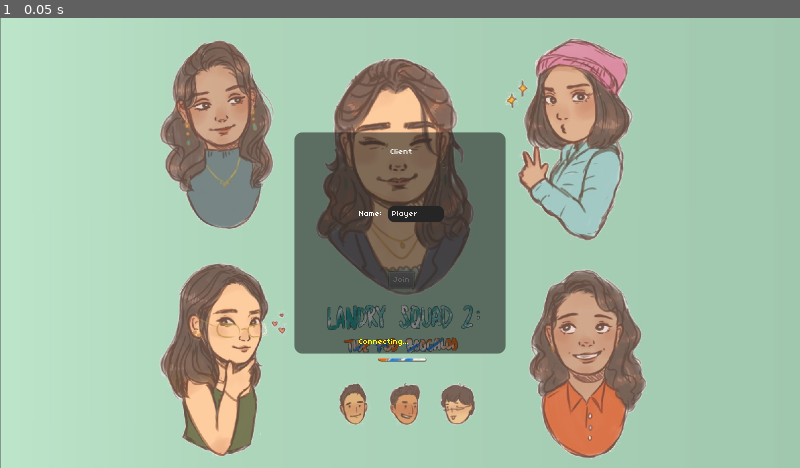
Above: before the commit, frame 1.
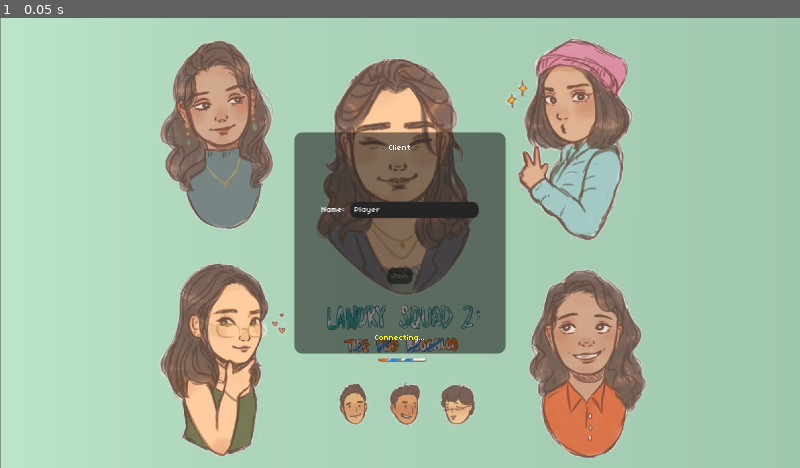
Above: after the commit, the same moment.

Repository: Godot-Experiments/WackThingy
Game: Godot game, scene res://Main.tscn
Same seed, same stepped clock (60 frames per second), same inputs: the game is played once before the commit and once after it.
Inputs:
- Up to frame 1 (0.05 s): no input

The runs differ from the first frame. In frame 1, 0.6% of the frame differs, in the area x 40-60%, y 28-73%.

Commit message:
Wrap up menu theme

Diff:
--- a/Client/Main.tscn
+++ b/Client/Main.tscn
@@ -1,8 +1,32 @@
-[gd_scene load_steps=9 format=2]
+[gd_scene load_steps=11 format=2]
 
 [ext_resource path="res://Main.gd" type="Script" id=1]
 [ext_resource path="res://Img/largemess.jpeg" type="Texture" id=2]
 [ext_resource path="res://Font/font.ttf" type="DynamicFontData" id=3]
+
+[sub_resource type="StyleBoxFlat" id=7]
+bg_color = Color( 0, 0, 0, 0.501961 )
+border_width_left = 8
+border_width_top = 8
+border_width_right = 8
+border_width_bottom = 8
+border_color = Color( 0, 0, 0, 0.501961 )
+corner_radius_top_left = 12
+corner_radius_top_right = 12
+corner_radius_bottom_right = 12
+corner_radius_bottom_left = 12
+
+[sub_resource type="StyleBoxFlat" id=6]
+bg_color = Color( 0.639216, 0.796078, 0.694118, 1 )
+border_width_left = 8
+border_width_top = 8
+border_width_right = 8
+border_width_bottom = 8
+border_color = Color( 0.639216, 0.796078, 0.694118, 1 )
+corner_radius_top_left = 12
+corner_radius_top_right = 12
+corner_radius_bottom_right = 12
+corner_radius_bottom_left = 12
 
 [sub_resource type="StyleBoxFlat" id=4]
 bg_color = Color( 0.15, 0.15, 0.15, 1 )
@@ -46,9 +70,9 @@
 Button/colors/font_color_pressed = Color( 1, 1, 1, 1 )
 Button/constants/hseparation = 2
 Button/fonts/font = null
-Button/styles/disabled = null
+Button/styles/disabled = SubResource( 7 )
 Button/styles/focus = null
-Button/styles/hover = null
+Button/styles/hover = SubResource( 6 )
 Button/styles/normal = SubResource( 4 )
 Button/styles/pressed = null
 LineEdit/colors/clear_button_color = Color( 0.88, 0.88, 0.88, 1 )
@@ -99,17 +123,17 @@
 anchor_top = 0.5
 anchor_right = 0.5
 anchor_bottom = 0.5
-margin_left = -82.0
-margin_top = -190.0
-margin_right = 82.0
-margin_bottom = 190.0
+margin_left = -157.0
+margin_top = -198.0
+margin_right = 157.0
+margin_bottom = 198.0
 custom_constants/separation = 100
 __meta__ = {
 "_edit_use_anchors_": false
 }
 
 [node name="Title" type="Label" parent="BG/VBox"]
-margin_right = 186.0
+margin_right = 314.0
 margin_bottom = 16.0
 text = "Client"
 align = 1
@@ -117,7 +141,7 @@
 
 [node name="HBox" type="HBoxContainer" parent="BG/VBox"]
 margin_top = 116.0
-margin_right = 186.0
+margin_right = 314.0
 margin_bottom = 148.0
 
 [node name="NameLabel" type="Label" parent="BG/VBox/HBox"]
@@ -128,20 +152,23 @@
 
 [node name="LineEdit" type="LineEdit" parent="BG/VBox/HBox"]
 margin_left = 58.0
-margin_right = 170.0
+margin_right = 314.0
 margin_bottom = 32.0
+rect_min_size = Vector2( 256, 0 )
 text = "Player"
 
 [node name="JoinButton" type="Button" parent="BG/VBox"]
-margin_left = 68.0
+margin_left = 132.0
 margin_top = 248.0
-margin_right = 118.0
+margin_right = 182.0
 margin_bottom = 280.0
 size_flags_horizontal = 4
 text = "Join"
 
 [node name="Status" type="Label" parent="BG/VBox"]
 margin_top = 380.0
-margin_right = 186.0
+margin_right = 314.0
 margin_bottom = 396.0
+rect_min_size = Vector2( 300, 0 )
+align = 1
 [connection signal="pressed" from="BG/VBox/JoinButton" to="." method="_on_JoinButton_pressed"]
